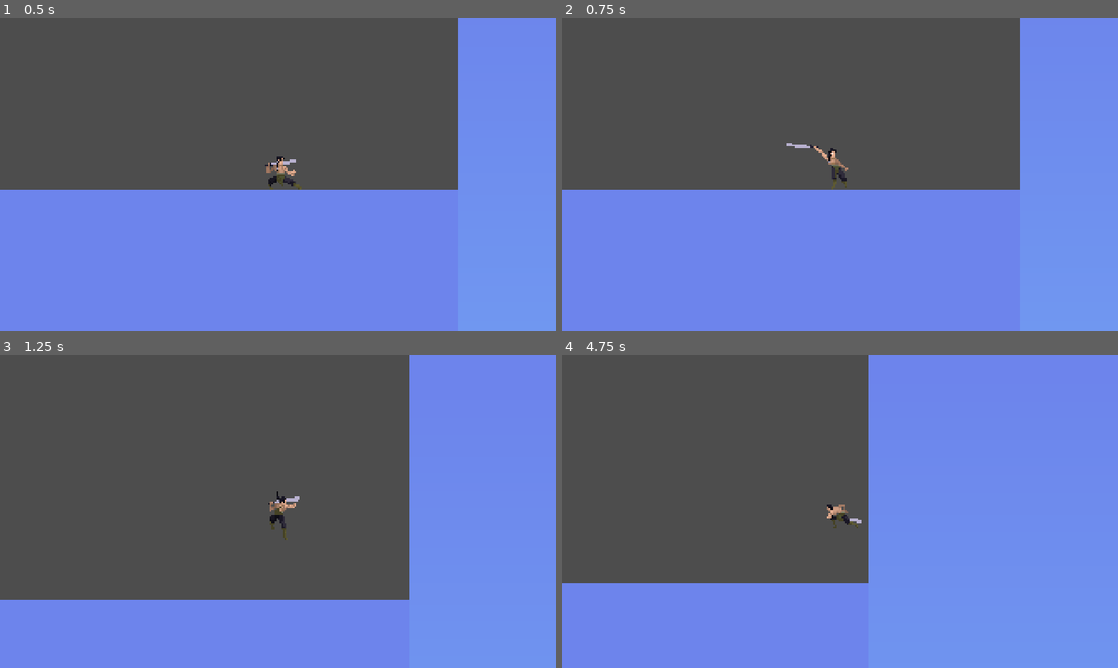
Above: before the commit, frames 1-4 (two rows, left to right).
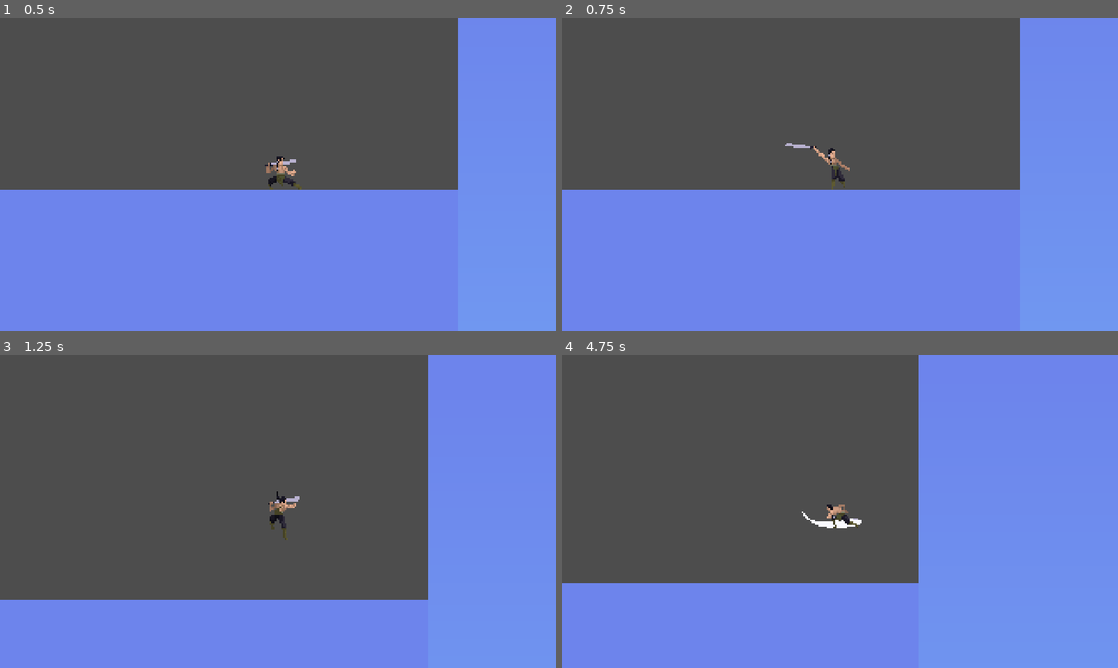
Above: after the commit, the same moments.

Repository: ALI-Yah1a/Martial-Hero
Game: Godot game, scene res://Scenes/trial_scene.tscn
Same seed, same stepped clock (60 frames per second), same inputs: the game is played once before the commit and once after it. The project has no main scene, so this scene is started directly.
Inputs (mouse positions are in pixels of both pictures, inside the frame that each line leads up to):
- Up to frame 1 (0.5 s): no input
- Up to frame 2 (0.75 s): move the mouse to (962, 158) at 0.52 s; press the mouse at (962, 158) at 0.53 s; hold Right (run_right) from 0.53 s (still down)
- Up to frame 3 (1.25 s): keep holding Right (run_right); tap Space (jump) at 0.77 s; tap E (attack_3) at 0.8 s
- Up to frame 4 (4.75 s): move the mouse to (728, 527) at 1.27 s; release the mouse at (728, 527) at 1.28 s; tap E (attack_3) at 1.35, 2.3 s; tap Space (jump) at 1.52, 3.02, 3.77, 4.52 s; click (728, 527) at 1.55 s; move the mouse to (895, 442) at 2.02 s; release Right (run_right) at 2.03 s; press the mouse at (895, 442) at 2.03 s; hold Left (run_left) 2.03-2.78 s; move the mouse to (812, 574) at 2.77 s; release the mouse at (812, 574) at 2.78 s; hold Right (run_right) 2.78-4.28 s; right-click (812, 574) at 2.85 s; click (812, 574) at 3.05 s; move the mouse to (1006, 558) at 3.52 s; hold E (attack_3) 3.53-4.28 s; move the mouse to (673, 464) at 4.27 s; hold Left (run_left) from 4.28 s (still down); click (673, 464) at 4.35 s

Frame 1 is identical in both runs. In frame 2, 0.1% of the frame differs, in the area x 40-52%, y 40-55%; in frame 3, 2.6%; in frame 4, 6.7%, in the area x 43-65%, y 0-73%.

Commit message:
updating scripts and adding pickups
I updated the enemies' scripts and the player script, and created a coin scene as a pickup with a script.

Diff:
--- /dev/null
+++ b/Scenes/coin.tscn
@@ -0,0 +1,96 @@
+[gd_scene format=3 uid="uid://beyhp6ain6irs"]
+
+[ext_resource type="Texture2D" uid="uid://d0fwil81cq0fj" path="res://Assets/Pickup/coin.png" id="1_2qo34"]
+[ext_resource type="Script" uid="uid://yjyom2ktxvjd" path="res://Scripts/coin.gd" id="1_g537i"]
+[ext_resource type="AudioStream" uid="uid://c66477yqggo2c" path="res://Assets/Pickup/pickup_sfx.mp3" id="2_jgi06"]
+
+[sub_resource type="AtlasTexture" id="AtlasTexture_jgi06"]
+atlas = ExtResource("1_2qo34")
+region = Rect2(0, 0, 20, 20)
+
+[sub_resource type="AtlasTexture" id="AtlasTexture_g537i"]
+atlas = ExtResource("1_2qo34")
+region = Rect2(20, 0, 20, 20)
+
+[sub_resource type="AtlasTexture" id="AtlasTexture_h2p6v"]
+atlas = ExtResource("1_2qo34")
+region = Rect2(40, 0, 20, 20)
+
+[sub_resource type="AtlasTexture" id="AtlasTexture_ffmqm"]
+atlas = ExtResource("1_2qo34")
+region = Rect2(60, 0, 20, 20)
+
+[sub_resource type="AtlasTexture" id="AtlasTexture_81h6x"]
+atlas = ExtResource("1_2qo34")
+region = Rect2(80, 0, 20, 20)
+
+[sub_resource type="AtlasTexture" id="AtlasTexture_qbp07"]
+atlas = ExtResource("1_2qo34")
+region = Rect2(100, 0, 20, 20)
+
+[sub_resource type="AtlasTexture" id="AtlasTexture_2l7mo"]
+atlas = ExtResource("1_2qo34")
+region = Rect2(120, 0, 20, 20)
+
+[sub_resource type="AtlasTexture" id="AtlasTexture_q30xt"]
+atlas = ExtResource("1_2qo34")
+region = Rect2(140, 0, 20, 20)
+
+[sub_resource type="AtlasTexture" id="AtlasTexture_7w2r2"]
+atlas = ExtResource("1_2qo34")
+region = Rect2(160, 0, 20, 20)
+
+[sub_resource type="SpriteFrames" id="SpriteFrames_t76eq"]
+animations = [{
+"frames": [{
+"duration": 1.0,
+"texture": SubResource("AtlasTexture_jgi06")
+}, {
+"duration": 1.0,
+"texture": SubResource("AtlasTexture_g537i")
+}, {
+"duration": 1.0,
+"texture": SubResource("AtlasTexture_h2p6v")
+}, {
+"duration": 1.0,
+"texture": SubResource("AtlasTexture_ffmqm")
+}, {
+"duration": 1.0,
+"texture": SubResource("AtlasTexture_81h6x")
+}, {
+"duration": 1.0,
+"texture": SubResource("AtlasTexture_qbp07")
+}, {
+"duration": 1.0,
+"texture": SubResource("AtlasTexture_2l7mo")
+}, {
+"duration": 1.0,
+"texture": SubResource("AtlasTexture_q30xt")
+}, {
+"duration": 1.0,
+"texture": SubResource("AtlasTexture_7w2r2")
+}],
+"loop": 1,
+"name": &"idle",
+"speed": 15.0
+}]
+
+[sub_resource type="RectangleShape2D" id="RectangleShape2D_m0ht2"]
+size = Vector2(18, 18)
+
+[node name="Coin" type="Area2D" unique_id=470749127]
+script = ExtResource("1_g537i")
+
+[node name="AnimatedSprite2D" type="AnimatedSprite2D" parent="." unique_id=1837660588]
+sprite_frames = SubResource("SpriteFrames_t76eq")
+animation = &"idle"
+autoplay = "idle"
+frame_progress = 0.1779777
+
+[node name="CollisionShape2D" type="CollisionShape2D" parent="." unique_id=2096046738]
+shape = SubResource("RectangleShape2D_m0ht2")
+
+[node name="PickupSFX" type="AudioStreamPlayer2D" parent="." unique_id=1332500927]
+stream = ExtResource("2_jgi06")
+
+[connection signal="body_entered" from="." to="." method="_on_body_entered"]
--- a/Scenes/player.tscn
+++ b/Scenes/player.tscn
@@ -277,7 +277,7 @@
 }],
 "loop": 0,
 "name": &"attack_1",
-"speed": 19.0
+"speed": 14.0
 }, {
 "frames": [{
 "duration": 1.0,
@@ -300,7 +300,7 @@
 }],
 "loop": 0,
 "name": &"attack_2",
-"speed": 18.0
+"speed": 12.0
 }, {
 "frames": [{
 "duration": 1.0,
@@ -332,7 +332,7 @@
 }],
 "loop": 0,
 "name": &"attack_3",
-"speed": 22.0
+"speed": 18.0
 }, {
 "frames": [{
 "duration": 1.0,
@@ -491,7 +491,7 @@
 
 [node name="AnimatedSprite2D" type="AnimatedSprite2D" parent="." unique_id=1361477983]
 sprite_frames = SubResource("SpriteFrames_t76eq")
-animation = &"attack_1"
+animation = &"attack_3"
 autoplay = "idle"
 
 [node name="CollisionShape2D" type="CollisionShape2D" parent="." unique_id=2093667214]
--- /dev/null
+++ b/Scripts/coin.gd
@@ -0,0 +1,13 @@
+extends Area2D
+@onready var pickup_sfx: AudioStreamPlayer2D = $PickupSFX
+
+func collect():
+	$CollisionShape2D.set_deferred("disabled", true)
+	hide()
+	pickup_sfx.play()
+	await pickup_sfx.finished
+	queue_free()
+func _on_body_entered(body: Node2D) -> void:
+	if body is Player:
+		get_tree().call_group("UI", "add_coin")
+		collect()
--- a/Scripts/first_gorgon.gd
+++ b/Scripts/first_gorgon.gd
@@ -139,9 +139,9 @@
 	collision_shape_2d.set_deferred("disabled", true)
 	await get_tree().create_timer(0.5).timeout
 
-	var ui = get_tree().get_root().find_child("Level_UI", true, false)
-	if ui and ui.has_method("add_gorgon_kill"):
-		ui.add_gorgon_kill(1)
+	var ui = get_tree().get_root().find_child("LevelUI", true, false)
+	if ui and ui.has_method("add_gorgon"):
+		ui.add_gorgon(1)
 
 	queue_free()
 
--- a/Scripts/player.gd
+++ b/Scripts/player.gd
@@ -10,8 +10,8 @@
 var can_attack = true
 var is_hurt = false
 
-var max_health = 100
-var current_health = 100
+var max_health = 10
+var current_health = 10
 signal health_changed(new_health)
 func _input(event) -> void:
 	if is_hurt:
--- a/Scripts/second_gorgon.gd
+++ b/Scripts/second_gorgon.gd
@@ -128,9 +128,9 @@
 	collision_shape_2d.set_deferred("disabled", true)
 	await get_tree().create_timer(0.5).timeout
 
-	var ui = get_tree().get_root().find_child("Level_UI", true, false)
-	if ui and ui.has_method("add_gorgon_kill"):
-		ui.add_gorgon_kill(1)
+	var ui = get_tree().get_root().find_child("LevelUI", true, false)
+	if ui and ui.has_method("add_gorgon"):
+		ui.add_gorgon(1)
 
 	queue_free()
 
--- a/Scripts/third_gorgon.gd
+++ b/Scripts/third_gorgon.gd
@@ -120,9 +120,9 @@
 	collision_shape_2d.set_deferred("disabled", true)
 	await get_tree().create_timer(0.5).timeout
 
-	var ui = get_tree().get_root().find_child("Level_UI", true, false)
-	if ui and ui.has_method("add_gorgon_kill"):
-		ui.add_gorgon_kill(1)
+	var ui = get_tree().get_root().find_child("LevelUI", true, false)
+	if ui and ui.has_method("add_gorgon"):
+		ui.add_gorgon(1)
 
 	queue_free()
 
Not shown, added: Scripts/coin.gd.uid
